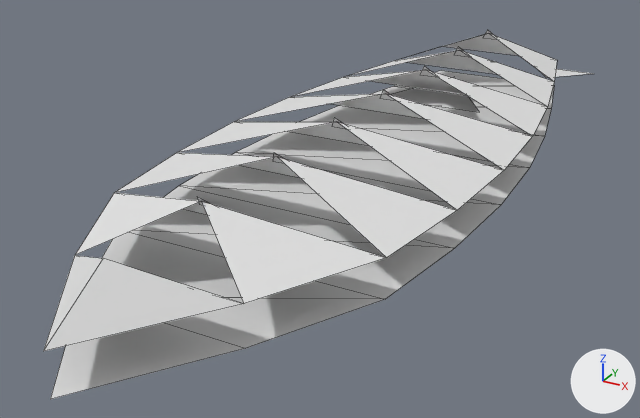
The OBJ model GameData/Meshes/Designs/vesper/vesper_carrier_mk1_10.obj as it was, and as the next commit left it.
The view is the same before and after, from a 50 mm lens placed at (3.9, -8.85, 3.5), pointed at (-0.39, -1.05, -0.4). The axes (+X, +Y, +Z) are drawn at lower right. The lights are the same throughout. The first picture is the older version. Mesh edges are drawn as thin lines. Where no turn or scale is listed for an object, it has been applied to the vertices. Vertices at exactly the same position are counted once.

Names of what the first picture shows: 'vesper_carrier_mk1_10'.
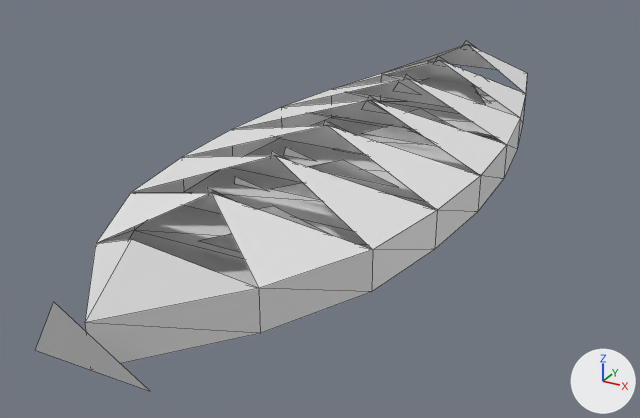
Patch to the scene script:
```diff
--- a/GameData/Meshes/Designs/vesper/vesper_carrier_mk1_10.obj.py
+++ b/GameData/Meshes/Designs/vesper/vesper_carrier_mk1_10.obj.py
@@ me_vesper_carrier_mk1_10 @@
 # used by ob_vesper_carrier_mk1_10; location = (0.0, 0.0, 0.0)
-me_vesper_carrier_mk1_10.from_pydata(...)  # 72 vertices, 49 faces; spans x -1.58..1.58, y -5.44..4.59, z 0.0..0.82
+me_vesper_carrier_mk1_10.from_pydata(...)  # 117 vertices, 96 faces; spans x -1.43..1.43, y -5.3..2.9, z 0.0..0.85
+# me_vesper_carrier_mk1_10 part 1: the loose piece of 25 vertices spanning x -1.58..1.58, y -5.44..3.65, z 0.37..0.76 is rebuilt with 42 vertices and now spans x -1.43..1.43, y -5.06..2.71, z 0.0..0.78
+# me_vesper_carrier_mk1_10 part 2: the loose piece of 3 vertices spanning x -0.13..0.13, y -1.46..-1.28, z 0.65..0.82 is rebuilt with 3 vertices and now spans x -0.18..0.18, y -1.57..-1.32, z 0.62..0.81
+# me_vesper_carrier_mk1_10 part 3: the loose piece of 3 vertices spanning x -0.13..0.13, y -2.6..-2.41, z 0.65..0.82 is rebuilt with 3 vertices and now spans x -0.15..0.15, y -2.63..-2.42, z 0.67..0.85
+# me_vesper_carrier_mk1_10 part 4: the loose piece of 3 vertices spanning x -0.66..0.66, y 1.0..1.86, z 0.3..0.44 is rebuilt with 3 vertices and now spans x -0.63..0.63, y 1.31..2.09, z 0.3..0.52
+# me_vesper_carrier_mk1_10 part 5: 7 loose pieces with 21 vertices, spanning x -1.22..1.22, y -3.74..4.59, z 0.0..0.82, are deleted
+# me_vesper_carrier_mk1_10 part 6
+# 17 vertices are removed from x -1.58..1.58, y -5.44..3.65, z 0.0
+# 15 faces are deleted
+# 55 vertices are added at x -1.15..1.15, y -5.3..2.9, z 0.0..0.85
+# 6 new vertices lie (0.3, 0.0, 0.0) away from vertices in x -0.15, y -3.39..2.44, z 0.67
+# 5 new vertices lie (0.15, -0.21, 0.18) away from vertices in x -0.15, y -3.39..2.44, z 0.67
+# 22 new faces join them
```

Changed parts and their boxes [x1, y1, x2, y2] in the pictures (640 x 418 px; the box of a moved part takes in the faces that stretch with it):
'vesper_carrier_mk1_10', reshaped (11% narrower)
    before: [43, 29, 594, 399]
    after: [36, 40, 527, 391]
part 1 of me_vesper_carrier_mk1_10, rebuilt (14% narrower)
    before: [43, 33, 557, 351]
    after: [85, 44, 527, 364]
part 2 of me_vesper_carrier_mk1_10, rebuilt
    before: [332, 117, 346, 129]
    after: [329, 122, 350, 133]
part 3 of me_vesper_carrier_mk1_10, rebuilt
    before: [273, 153, 285, 163]
    after: [271, 151, 293, 162]
part 4 of me_vesper_carrier_mk1_10, rebuilt
    before: [391, 77, 479, 112]
    after: [418, 67, 485, 104]
part 5 of me_vesper_carrier_mk1_10, deleted
    before: [197, 29, 594, 205]
part 6 of me_vesper_carrier_mk1_10, moved or reshaped
    before: [50, 70, 554, 399]
    after: [36, 40, 496, 391]
